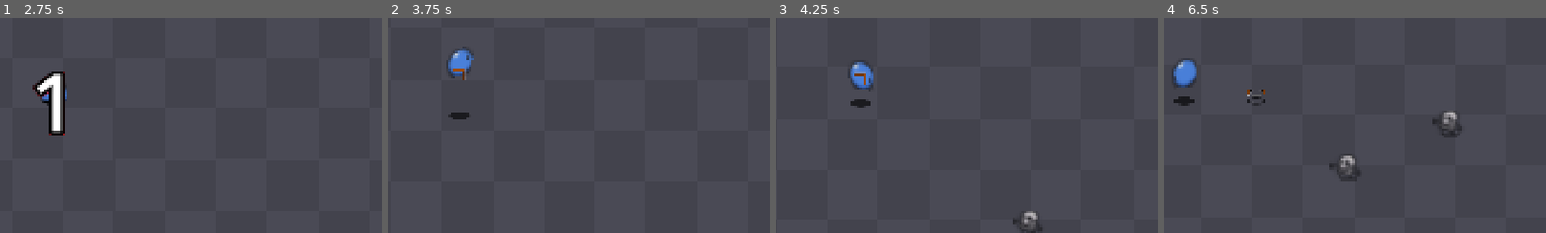
Above: before the commit, frames 1-4 (left to right).
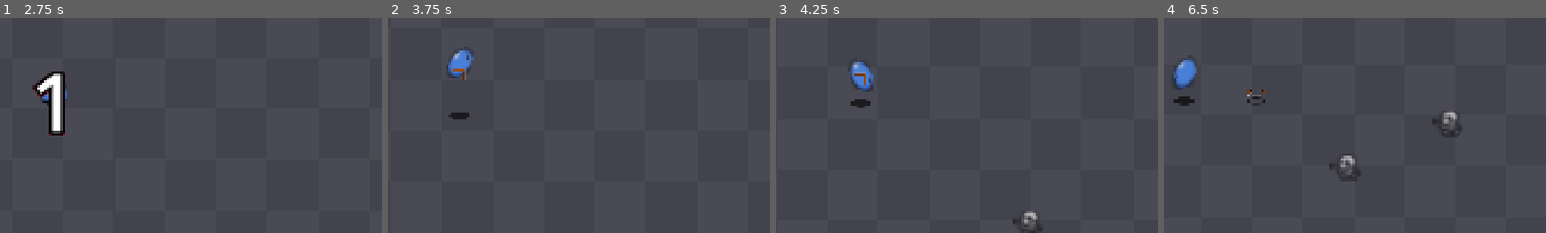
Above: after the commit, the same moments.

Repository: Lucarni-Lucas/entrega-boss-lucarni-lucas
Game: Godot game, scene res://scenes/ui/menu_principal.tscn
The game is run twice, just before and just after one commit, with the same random seed, the same clock (stepped at 60 frames per second) and the same inputs.
Inputs (mouse positions are % of the whole screen's width and height, from its top left):
- Up to frame 1 (2.75 s): click "Empezar partida" at 0.5 s; click "Jugar directo" at 1.25 s; tap Enter at 2 s; move the mouse to (72, 45) at 2.02 s; hold D (mover_derecha) from 2.03 s (still down); tap Z (boomerang) at 2.1 s; click (72, 45) at 2.17 s
- Up to frame 2 (3.75 s): tap Space (ground_pound) at 2.75, 3.6 s; move the mouse to (30, 55) at 2.77 s; release D (mover_derecha) at 2.78 s; hold S (mover_abajo) 2.78-3.53 s; tap X (dive) at 2.85 s; move the mouse to (60, 28) at 3.52 s; hold D (mover_derecha) from 3.53 s (still down)
- Up to frame 3 (4.25 s): keep holding D (mover_derecha)
- Up to frame 4 (6.5 s): move the mouse to (45, 70) at 4.27 s; release D (mover_derecha) at 4.28 s; hold W (mover_arriba) 4.28-5.03 s; tap C (slash) at 4.35 s; click (45, 70) at 4.42 s; move the mouse to (80, 65) at 5.02 s; hold A (mover_izquierda) from 5.03 s (still down); tap Shift at 5.1 s; move the mouse to (20, 35) at 5.77 s; tap V at 5.85 s
The pictures show only the part of the screen within x 43-93%, y 31-81%; the shares and areas given below are measured in that part.

Frame 1 is identical in both runs. In frame 2, 0.2% of the frame differs, in the area x 15-22%, y 13-28%; in frame 3, 0.1%; in frame 4, 0.2%.

Commit message:
cambio fatiga y le agrego paso al player

Diff:
--- a/entrega-boss-lucarni-lucas/resources/player_params.tres
+++ b/entrega-boss-lucarni-lucas/resources/player_params.tres
@@ -9,6 +9,9 @@
 curacion_cada_muertes = 6
 curacion_cantidad = 1
 curacion_umbral_vida_baja = 0.2
+anim_estiramiento_max = 1.25
+anim_paso_escala = Vector2(1.05, 0.94)
+anim_paso_distancia = 178.0
 gp_radio_impacto = 65.0
 gp_impacto_duracion = 0.04
 gp_proteccion = 0.4
@@ -17,5 +20,4 @@
 gp_recarga_rebote = 150.0
 gp_empuje_min = 0.5
 gp_radio_min = 0.3
-anim_gp_fatiga_color = Color(1.353256, 1.353256, 0.9280188, 1)
 metadata/_custom_type_script = "uid://bpnf8ftr7uhrk"
--- /dev/null
+++ b/entrega-boss-lucarni-lucas/scenes/player/fatiga.gdshader
@@ -0,0 +1,17 @@
+shader_type canvas_item;
+
+uniform float desaturacion : hint_range(0.0, 1.0) = 0.0;
+uniform float brillo : hint_range(0.0, 1.0) = 0.0;
+
+varying vec4 modulacion;
+
+void vertex() {
+	modulacion = COLOR;
+}
+
+void fragment() {
+	vec4 textura = texture(TEXTURE, UV);
+	float luma = dot(textura.rgb, vec3(0.299, 0.587, 0.114));
+	textura.rgb = mix(textura.rgb, vec3(luma), desaturacion) * (1.0 + brillo);
+	COLOR = textura * modulacion;
+}
--- a/entrega-boss-lucarni-lucas/scenes/player/player.gd
+++ b/entrega-boss-lucarni-lucas/scenes/player/player.gd
@@ -243,10 +243,11 @@
 
 func _actualizar_visual() -> void:
 	var velocidad := _velocidad_en_pantalla()
-	_sprite.mostrar_fatiga(fuerza_gp(), params.anim_gp_fatiga_color)
+	_sprite.mostrar_fatiga(fuerza_gp(), params.anim_gp_fatiga_desaturacion, params.anim_gp_fatiga_brillo)
 	_sprite.position.y = -z
 	_shadow.actualizar(z)
 	_sprite.estirar_segun_velocidad(velocidad, params)
+	_sprite.caminar(velocity.length() if esta_en_suelo() else 0.0, params)
 	_sprite.cambiar_forma(esta_en_suelo())
 	_sprite.mirar(ultima_direccion, velocidad, esta_en_suelo())
 
--- a/entrega-boss-lucarni-lucas/scenes/player/player.tscn
+++ b/entrega-boss-lucarni-lucas/scenes/player/player.tscn
@@ -17,9 +17,15 @@
 [ext_resource type="Texture2D" uid="uid://ylmj7bep8ov1" path="res://assets/player/slime_aire.png" id="15_aire"]
 [ext_resource type="Script" uid="uid://y7u8l2ee16wo" path="res://scenes/player/ojos.gd" id="16_ojos"]
 [ext_resource type="Texture2D" uid="uid://chr0n7bq6fiu8" path="res://assets/player/ojo.png" id="17_ojo"]
+[ext_resource type="Shader" uid="uid://djev3bjnlk8s1" path="res://scenes/player/fatiga.gdshader" id="18_fatiga"]
 
 [sub_resource type="CircleShape2D" id="CircleShape2D_xrivr"]
 radius = 1.0
+
+[sub_resource type="ShaderMaterial" id="ShaderMaterial_fatiga"]
+shader = ExtResource("18_fatiga")
+shader_parameter/desaturacion = 0.0
+shader_parameter/brillo = 0.0
 
 [sub_resource type="Curve" id="Curve_xrivr"]
 _data = [Vector2(0, 0), 1.0, 0.0, 0, 0, Vector2(1, 1), 0.0, 0.0, 0, 0]
@@ -78,6 +84,7 @@
 
 [node name="Visual" type="Sprite2D" parent="Sprite/Estiramiento" unique_id=198621459]
 texture_filter = 4
+material = SubResource("ShaderMaterial_fatiga")
 scale = Vector2(0.333, 0.333)
 texture = ExtResource("14_suelo")
 
--- a/entrega-boss-lucarni-lucas/scenes/player/sprite.gd
+++ b/entrega-boss-lucarni-lucas/scenes/player/sprite.gd
@@ -4,6 +4,12 @@
 @export var textura_aire: Texture2D
 
 var _tween: Tween
+var _paso := 0.0
+var _escala_paso := Vector2.ONE
+var _deformacion := Vector2.ONE:
+	set(valor):
+		_deformacion = valor
+		scale = _deformacion * _escala_paso
 
 @onready var _estiramiento := $Estiramiento
 @onready var _visual := $Estiramiento/Visual
@@ -15,8 +21,19 @@
 	if _tween:
 		_tween.kill()
 	_tween = create_tween()
-	_tween.tween_property(self, "scale", escala, duracion_ida)
-	_tween.tween_property(self, "scale", Vector2.ONE, duracion_vuelta).set_trans(Tween.TRANS_BACK).set_ease(Tween.EASE_OUT)
+	_tween.tween_property(self, "_deformacion", escala, duracion_ida)
+	_tween.tween_property(self, "_deformacion", Vector2.ONE, duracion_vuelta).set_trans(Tween.TRANS_BACK).set_ease(Tween.EASE_OUT)
+
+
+func caminar(rapidez: float, params: PlayerParams) -> void:
+	var caminando := rapidez > 0.0
+	if not caminando and _paso > 0.0:
+		rapidez = params.velocidad
+	_paso += rapidez * get_physics_process_delta_time() / params.anim_paso_distancia
+	if _paso >= 1.0:
+		_paso = fmod(_paso, 1.0) if caminando else 0.0
+	_escala_paso = Vector2.ONE.lerp(params.anim_paso_escala, (1.0 - cos(_paso * TAU)) / 2.0)
+	scale = _deformacion * _escala_paso
 
 
 func estirar_segun_velocidad(velocidad: Vector2, params: PlayerParams) -> void:
@@ -26,8 +43,10 @@
 	_visual.rotation = -_estiramiento.rotation
 
 
-func mostrar_fatiga(fuerza: float, color_fatiga: Color) -> void:
-	_visual.modulate = color_fatiga.lerp(Color.WHITE, fuerza)
+func mostrar_fatiga(fuerza: float, desaturacion: float, brillo: float) -> void:
+	var fatiga := 1.0 - fuerza
+	_visual.material.set_shader_parameter("desaturacion", desaturacion * fatiga)
+	_visual.material.set_shader_parameter("brillo", brillo * fatiga)
 
 
 func destellar(duracion: float) -> void:
--- a/entrega-boss-lucarni-lucas/scripts/params/player_params.gd
+++ b/entrega-boss-lucarni-lucas/scripts/params/player_params.gd
@@ -27,6 +27,8 @@
 
 @export_group("Caminar")
 @export_range(0, 1000, 1, "suffix:px/s") var velocidad: float = 337.0
+@export var anim_paso_escala := Vector2(1.025, 0.96)
+@export_range(1, 200, 1, "suffix:px") var anim_paso_distancia: float = 48.0
 
 @export_group("Salto")
 @export_range(0, 3000, 1, "suffix:px/s") var fuerza_salto: float = 975.0
@@ -73,7 +75,8 @@
 @export var anim_gp_impacto_escala := Vector2(1.6, 0.55)
 @export_range(0, 0.5, 0.01, "suffix:s") var anim_gp_impacto_ida: float = 0.07
 @export_range(0, 1.2, 0.01, "suffix:s") var anim_gp_impacto_vuelta: float = 0.4
-@export var anim_gp_fatiga_color := Color(1.6, 1.6, 1.6)
+@export_range(0, 1, 0.05) var anim_gp_fatiga_desaturacion: float = 0.7
+@export_range(0, 1, 0.05) var anim_gp_fatiga_brillo: float = 0.35
 @export_range(0, 1, 0.01, "suffix:s") var anim_gp_destello: float = 0.2
 
 @export_group("Dive")
Not shown, added: entrega-boss-lucarni-lucas/scenes/player/fatiga.gdshader.uid
